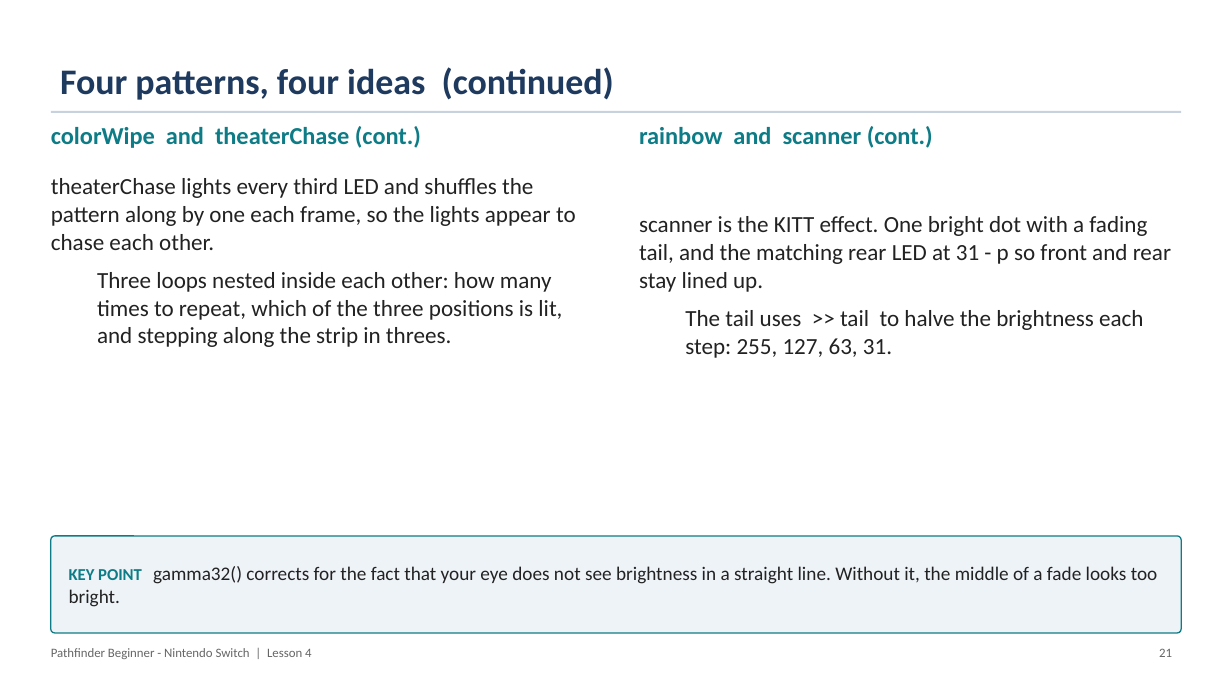
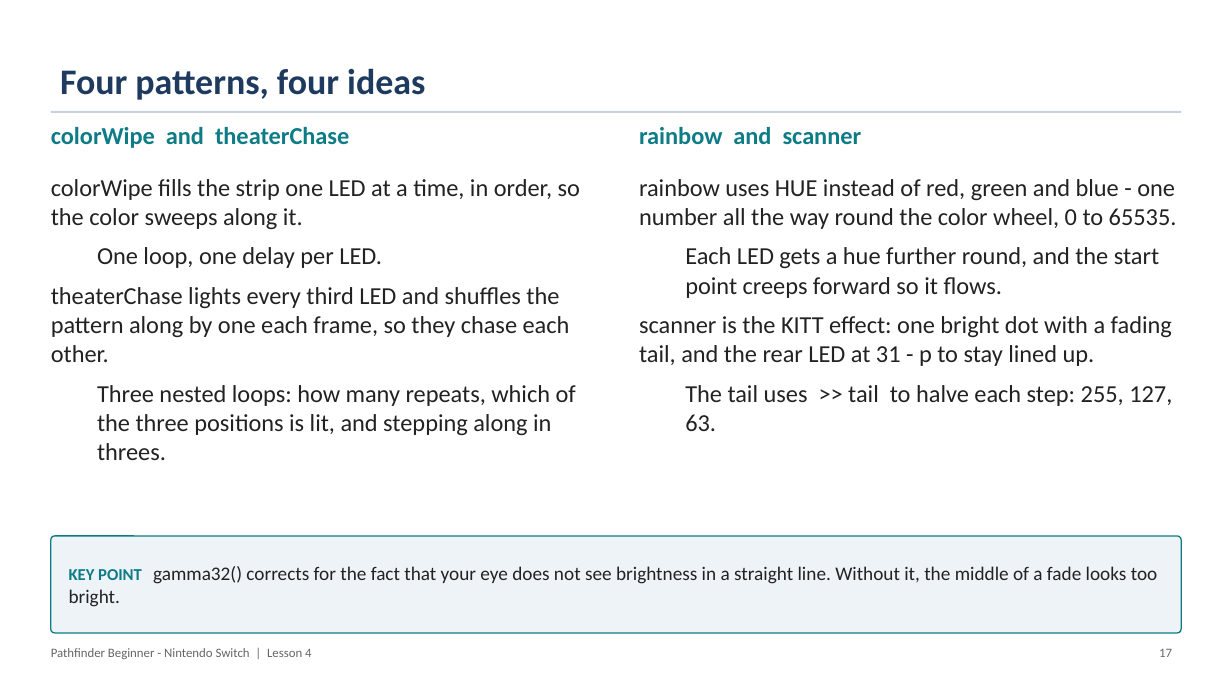
Before and after one commit to PorpoiseRobotics/porpoise-robotics, a slide deck: slide 18 of ground-vehicle/docs/courses/beginner-switch/l4_neopixel_leds.pptx (slide 22 before the commit). Drawn at 1232x693 pixels with LibreOffice and Linux fonts; fonts in the diff are those of the drawing. Boxes give left, top, right and bottom in pixels: in the first picture for what was removed or moved away, otherwise in the second. Text is boxed around its words. In the diff, an @@ line names an element or a change of style, - is before the commit and + after.

```diff
--- a/ground-vehicle/docs/courses/beginner-switch/l4_neopixel_leds.pptx
+++ b/ground-vehicle/docs/courses/beginner-switch/l4_neopixel_leds.pptx
@@ title at (60, 68, 425, 100): text changed @@
-Four patterns, four ideas (continued)
+Four patterns, four ideas
@@ text at (51, 127, 349, 148): text changed @@
-colorWipe and theaterChase (cont.)
+colorWipe and theaterChase
@@ text at (639, 127, 862, 144): text changed @@
-rainbow and scanner (cont.)
+rainbow and scanner
@@ text at (51, 179, 580, 460): text changed; size 18 to 19 pt @@
-theaterChase lights every third LED and shuffles the pattern along by one each frame, so the lights appear to chase each other.
-  Three loops nested inside each other: how many times to repeat, which of the three positions is lit, and stepping along the strip in threes.
+colorWipe fills the strip one LED at a time, in order, so the color sweeps along it.
+  One loop, one delay per LED.
+theaterChase lights every third LED and shuffles the pattern along by one each frame, so they chase each other.
+  Three nested loops: how many repeats, which of the three positions is lit, and stepping along in threes.
@@ text at (639, 179, 1177, 431): text changed; size 18 to 19 pt @@
-scanner is the KITT effect. One bright dot with a fading tail, and the matching rear LED at 31 - p so front and rear stay lined up.
-  The tail uses >> tail to halve the brightness each step: 255, 127, 63, 31.
+rainbow uses HUE instead of red, green and blue - one number all the way round the color wheel, 0 to 65535.
+  Each LED gets a hue further round, and the start point creeps forward so it flows.
+scanner is the KITT effect: one bright dot with a fading tail, and the rear LED at 31 - p to stay lined up.
+  The tail uses >> tail to halve each step: 255, 127, 63.
@@ text at (1159, 649, 1172, 657): text changed @@
-21
+17
```
Also in this commit, not shown: 16 other slides changed, 1 slide added, 6 slides removed, 16 other files.
